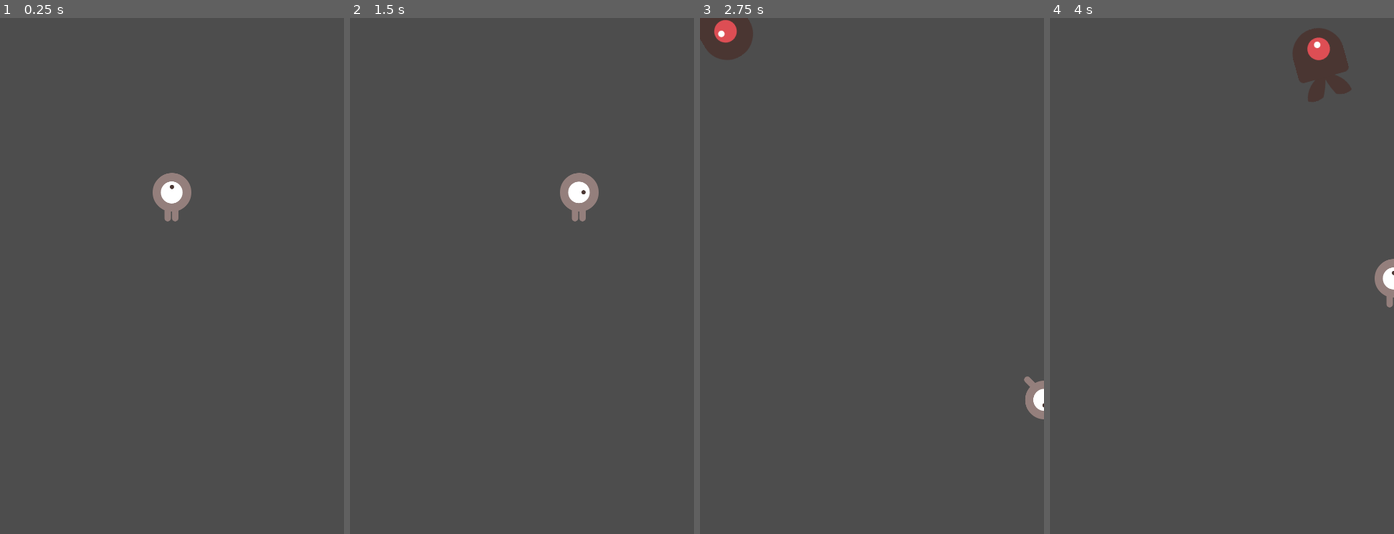
Above: before the commit, frames 1-4 (left to right).
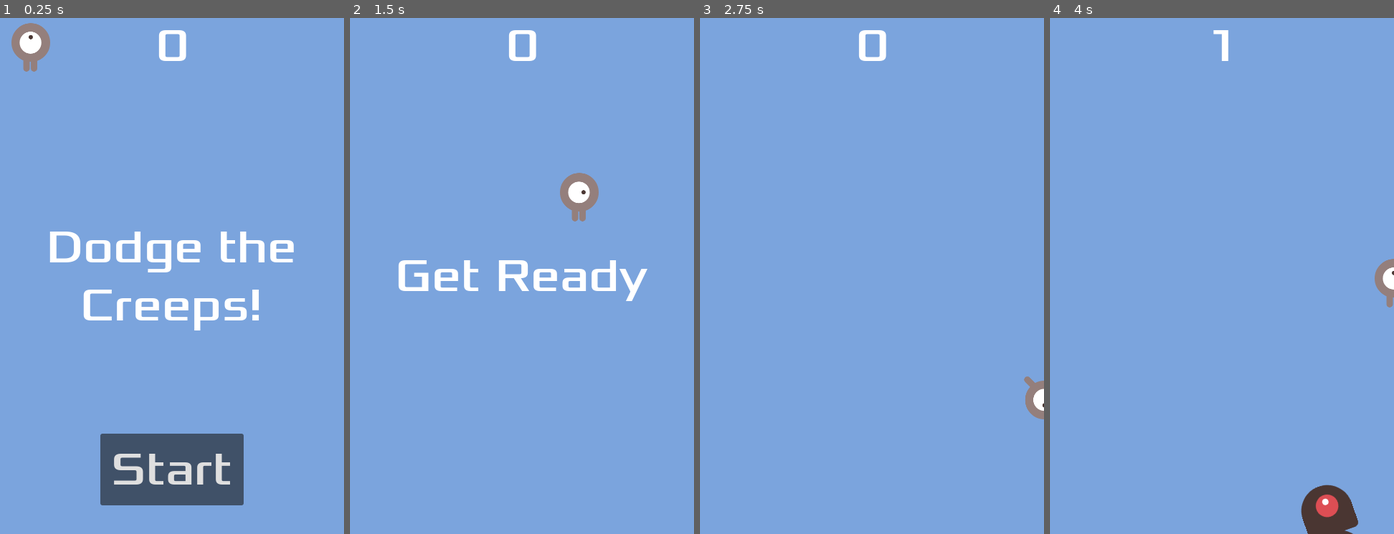
Above: after the commit, the same moments.

Repository: maxumi/Godot-projects
Game: Godot game, scene res://main.tscn
Two runs of this game, one before a commit and one after it. Both use one fixed random seed, a clock stepped at 60 frames per second and the inputs below.
Inputs (mouse positions are in pixels of both pictures, inside the frame that each line leads up to):
- Up to frame 1 (0.25 s): no input
- Up to frame 2 (1.5 s): click (522, 472) at 0.5 s, where only the run after the commit has a clickable "Start"; tap Enter at 1.25 s; hold D (right) from 1.28 s (still down)
- Up to frame 3 (2.75 s): release D (right) at 2.03 s; hold S (down) from 2.03 s (still down)
- Up to frame 4 (4 s): release S (down) at 2.78 s; hold D (right) 2.78-3.53 s; hold W (up) from 3.53 s (still down)

The runs differ from the first frame. In frame 1, 100% of the frame differs, in the area x 0-100%, y 0-100%; in frame 2, 99%; in frame 3, 100%; in frame 4, 100%.

Commit message:
finished "your first 2d game"

Diff:
--- /dev/null
+++ b/first_2d_project/hud.gd
@@ -0,0 +1,38 @@
+extends CanvasLayer
+signal start_game
+
+# Called when the node enters the scene tree for the first time.
+func _ready() -> void:
+	pass # Replace with function body.
+
+
+# Called every frame. 'delta' is the elapsed time since the previous frame.
+func _process(delta: float) -> void:
+	pass
+
+func show_message(text):
+	$Message.text = text
+	$Message.show()
+	$MessageTimer.start()
+
+func update_score(score):
+	$ScoreLabel.text = str(score)
+
+func show_game_over():
+	show_message("Game Over")
+	# Wait until the MessageTimer has counted down.
+	await $MessageTimer.timeout
+
+	$Message.text = "Dodge the Creeps!"
+	$Message.show()
+	# Make a one-shot timer and wait for it to finish.
+	await get_tree().create_timer(1.0).timeout
+	$StartButton.show()
+
+
+func _on_start_button_pressed():
+	$StartButton.hide()
+	start_game.emit()
+
+func _on_message_timer_timeout():
+	$Message.hide()
--- /dev/null
+++ b/first_2d_project/hud.tscn
@@ -0,0 +1,70 @@
+[gd_scene load_steps=5 format=3 uid="uid://daix2dvbamjr8"]
+
+[ext_resource type="Script" path="res://hud.gd" id="1_xfsyc"]
+[ext_resource type="FontFile" uid="uid://cg7jsxk1cv3fi" path="res://assets/fonts/Xolonium-Regular.ttf" id="2_6tvra"]
+
+[sub_resource type="InputEventAction" id="InputEventAction_sftq1"]
+action = &"start_game"
+
+[sub_resource type="Shortcut" id="Shortcut_sj2ph"]
+events = [SubResource("InputEventAction_sftq1")]
+
+[node name="HUD" type="CanvasLayer"]
+script = ExtResource("1_xfsyc")
+
+[node name="ScoreLabel" type="Label" parent="."]
+anchors_preset = 5
+anchor_left = 0.5
+anchor_right = 0.5
+offset_left = -22.5
+offset_right = 22.5
+offset_bottom = 78.0
+grow_horizontal = 2
+theme_override_fonts/font = ExtResource("2_6tvra")
+theme_override_font_sizes/font_size = 64
+text = "0"
+horizontal_alignment = 1
+vertical_alignment = 1
+
+[node name="Message" type="Label" parent="."]
+anchors_preset = 8
+anchor_left = 0.5
+anchor_top = 0.5
+anchor_right = 0.5
+anchor_bottom = 0.5
+offset_left = -240.0
+offset_top = -79.5
+offset_right = 240.0
+offset_bottom = 79.5
+grow_horizontal = 2
+grow_vertical = 2
+theme_override_fonts/font = ExtResource("2_6tvra")
+theme_override_font_sizes/font_size = 64
+text = "Dodge the Creeps!"
+horizontal_alignment = 1
+vertical_alignment = 1
+autowrap_mode = 2
+
+[node name="StartButton" type="Button" parent="."]
+anchors_preset = 7
+anchor_left = 0.5
+anchor_top = 1.0
+anchor_right = 0.5
+anchor_bottom = 1.0
+offset_left = -100.0
+offset_top = -140.0
+offset_right = 100.0
+offset_bottom = -40.0
+grow_horizontal = 2
+grow_vertical = 0
+theme_override_fonts/font = ExtResource("2_6tvra")
+theme_override_font_sizes/font_size = 64
+shortcut = SubResource("Shortcut_sj2ph")
+text = "Start"
+
+[node name="MessageTimer" type="Timer" parent="."]
+wait_time = 2.0
+one_shot = true
+
+[connection signal="pressed" from="StartButton" to="." method="_on_start_button_pressed"]
+[connection signal="timeout" from="MessageTimer" to="." method="_on_message_timer_timeout"]
--- a/first_2d_project/main.gd
+++ b/first_2d_project/main.gd
@@ -6,7 +6,7 @@
 
 # Called when the node enters the scene tree for the first time.
 func _ready():
-	new_game()
+	pass
 
 
 # Called every frame. 'delta' is the elapsed time since the previous frame.
@@ -14,21 +14,29 @@
 	pass
 
 
-func _on_player_hit() -> void:
-	pass # Replace with function body.
+
 
 func game_over():
 	$ScoreTimer.stop()
 	$MobTimer.stop()
+	$HUD.show_game_over()
+	$Music.stop()
+	$DeathSound.play()
 
 func new_game():
 	score = 0
 	$Player.start($StartPosition.position)
 	$StartTimer.start()
+	$HUD.update_score(score)
+	$HUD.show_message("Get Ready")
+	get_tree().call_group("mobs", "queue_free")
+	$Music.play()
+
 
 
 func _on_score_timer_timeout():
 	score += 1
+	$HUD.update_score(score)
 
 func _on_start_timer_timeout():
 	$MobTimer.start()
--- a/first_2d_project/main.tscn
+++ b/first_2d_project/main.tscn
@@ -1,8 +1,11 @@
-[gd_scene load_steps=5 format=3 uid="uid://6vcun1vagk1"]
+[gd_scene load_steps=8 format=3 uid="uid://6vcun1vagk1"]
 
 [ext_resource type="Script" path="res://main.gd" id="1_8xajr"]
 [ext_resource type="PackedScene" uid="uid://ct4yjq7ea8si2" path="res://mob.tscn" id="2_xqohh"]
 [ext_resource type="PackedScene" uid="uid://bpa5v1yctukl6" path="res://player.tscn" id="2_ybrvx"]
+[ext_resource type="PackedScene" uid="uid://daix2dvbamjr8" path="res://hud.tscn" id="4_553oj"]
+[ext_resource type="AudioStream" uid="uid://rfgtlhlai7my" path="res://assets/art/House In a Forest Loop.ogg" id="5_8uy20"]
+[ext_resource type="AudioStream" uid="uid://p7wfw2d7h4sc" path="res://assets/art/gameover.wav" id="6_aug6r"]
 
 [sub_resource type="Curve2D" id="Curve2D_8ory1"]
 _data = {
@@ -13,6 +16,14 @@
 [node name="Main" type="Node"]
 script = ExtResource("1_8xajr")
 mob_scene = ExtResource("2_xqohh")
+
+[node name="ColorRect" type="ColorRect" parent="."]
+anchors_preset = 15
+anchor_right = 1.0
+anchor_bottom = 1.0
+grow_horizontal = 2
+grow_vertical = 2
+color = Color(0.482353, 0.643137, 0.866667, 1)
 
 [node name="Player" parent="." instance=ExtResource("2_ybrvx")]
 position = Vector2(43, 41)
@@ -35,7 +46,16 @@
 [node name="MobSpawnLocation" type="PathFollow2D" parent="MobPath"]
 position = Vector2(-1, 0)
 
-[connection signal="hit" from="Player" to="." method="_on_player_hit"]
+[node name="HUD" parent="." instance=ExtResource("4_553oj")]
+
+[node name="Music" type="AudioStreamPlayer2D" parent="."]
+stream = ExtResource("5_8uy20")
+
+[node name="DeathSound" type="AudioStreamPlayer2D" parent="."]
+stream = ExtResource("6_aug6r")
+
+[connection signal="hit" from="Player" to="." method="game_over"]
 [connection signal="timeout" from="MobTimer" to="." method="_on_mob_timer_timeout"]
 [connection signal="timeout" from="ScoreTimer" to="." method="_on_score_timer_timeout"]
 [connection signal="timeout" from="StartTimer" to="." method="_on_start_timer_timeout"]
+[connection signal="start_game" from="HUD" to="." method="new_game"]
--- a/first_2d_project/mob.tscn
+++ b/first_2d_project/mob.tscn
@@ -48,7 +48,7 @@
 radius = 54.0
 height = 134.0
 
-[node name="Mob" type="RigidBody2D"]
+[node name="Mob" type="RigidBody2D" groups=["mobs"]]
 position = Vector2(1, 7)
 collision_mask = 0
 gravity_scale = 0.0
--- a/first_2d_project/project.godot
+++ b/first_2d_project/project.godot
@@ -47,3 +47,8 @@
 "events": [Object(InputEventKey,"resource_local_to_scene":false,"resource_name":"","device":-1,"window_id":0,"alt_press …(192 unchanged characters)…
 ]
 }
+start_game={
+"deadzone": 0.5,
+"events": [Object(InputEventKey,"resource_local_to_scene":false,"resource_name":"","device":-1,"window_id":0,"alt_pressed":false,"shift_pressed":false,"ctrl_pressed":false,"meta_pressed":false,"pressed":false,"keycode":0,"physical_keycode":4194309,"key_label":0,"unicode":0,"location":0,"echo":false,"script":null)
+]
+}
